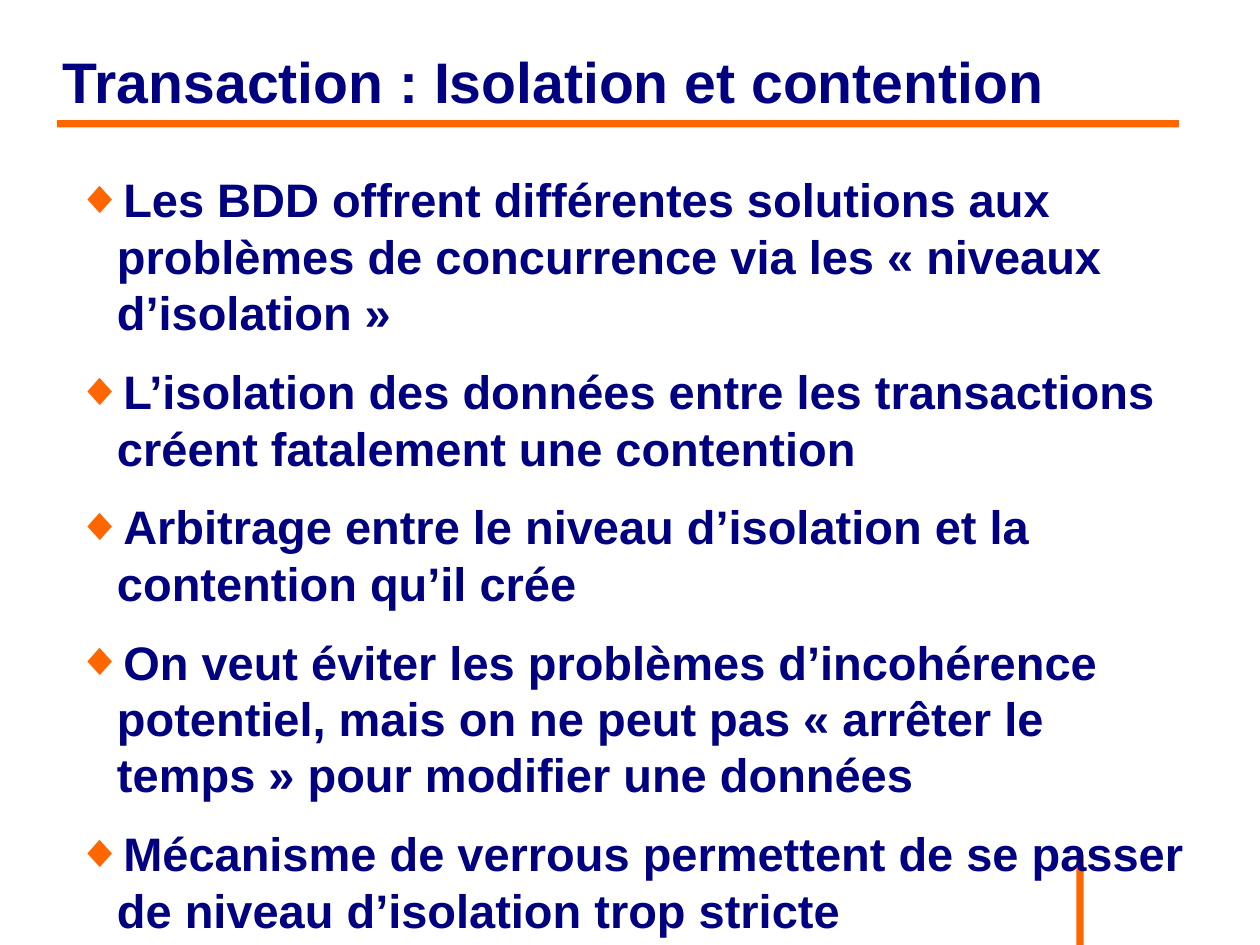
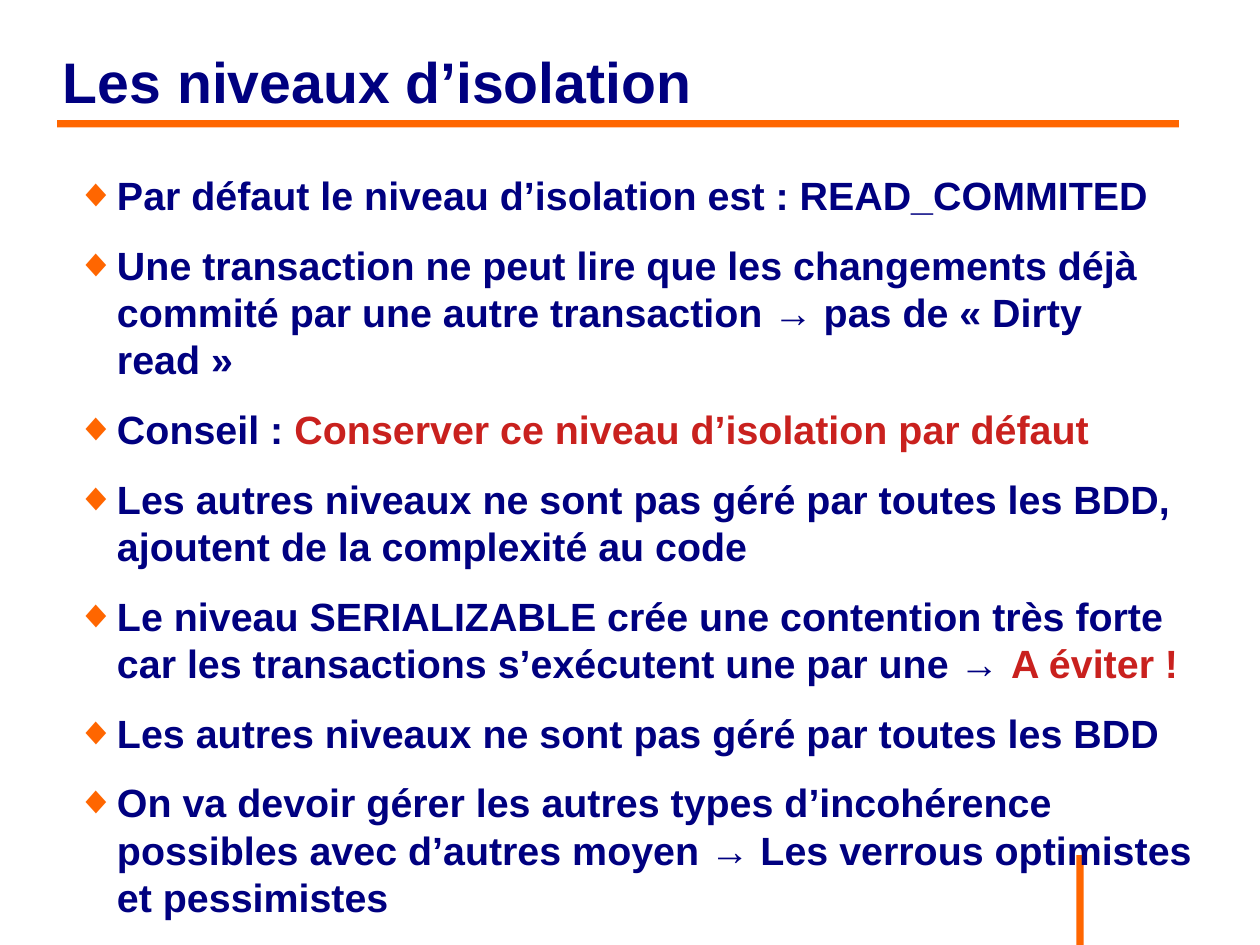
Before and after one commit to philphils/formation-hibernate-avancee, a slide deck: slide 91 of Documentation/diapo_formation_hibernate_avancee.odp (slide 84 before the commit). Drawn at 1260x945 pixels with LibreOffice and Linux fonts; fonts in the diff are those of the drawing; background and template pictures are left out. Boxes give left, top, right and bottom in pixels: in the first picture for what was removed or moved away, otherwise in the second. Text is boxed around its words. In the diff, an @@ line names an element or a change of style, - is before the commit and + after.

Commit message:
Fin diapo partie 4 sous partie Verrou Optimiste

```diff
--- a/Documentation/diapo_formation_hibernate_avancee.odp
+++ b/Documentation/diapo_formation_hibernate_avancee.odp
@@ title at bbox=[63, 61, 691, 104]: text changed @@
-Transaction : Isolation et contention
+Les niveaux d’isolation
@@ text at bbox=[117, 181, 1169, 825]: text changed; size 29.6 to 24.8 pt @@
-◆ Les BDD offrent différentes solutions aux problèmes de concurrence via les « niveaux d’isolation »
-◆ L’isolation des données entre les transactions créent fatalement une contention
-◆ Arbitrage entre le niveau d’isolation et la contention qu’il crée
-◆ On veut éviter les problèmes d’incohérence potentiel, mais on ne peut pas « arrêter le temps » pour modifier une données
-◆ Mécanisme de verrous permettent de se passer de niveau d’isolation trop stricte
+◆ Par défaut le niveau d’isolation est : READ_COMMITED
+◆ Une transaction ne peut lire que les changements déjà commité par une autre transaction → pas de « Dirty read »
+◆ Conseil : Conserver ce niveau d’isolation par défaut
+◆ Les autres niveaux ne sont pas géré par toutes les BDD, ajoutent de la complexité au code
+◆ Le niveau SERIALIZABLE crée une contention très forte car les transactions s’exécutent une par une → A éviter !
+◆ Les autres niveaux ne sont pas géré par toutes les BDD
+◆ On va devoir gérer les autres types d’incohérence possibles avec d’autres moyen → Les verrous optimistes et pessimistes
```
Also in this commit, not shown: 7 other slides changed, 9 slides added, 1 other file.
